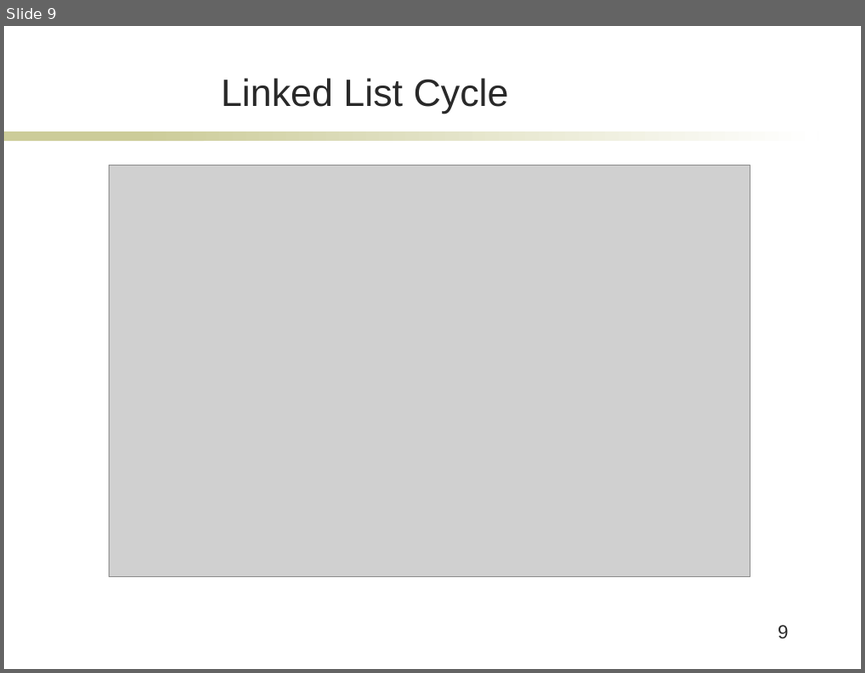
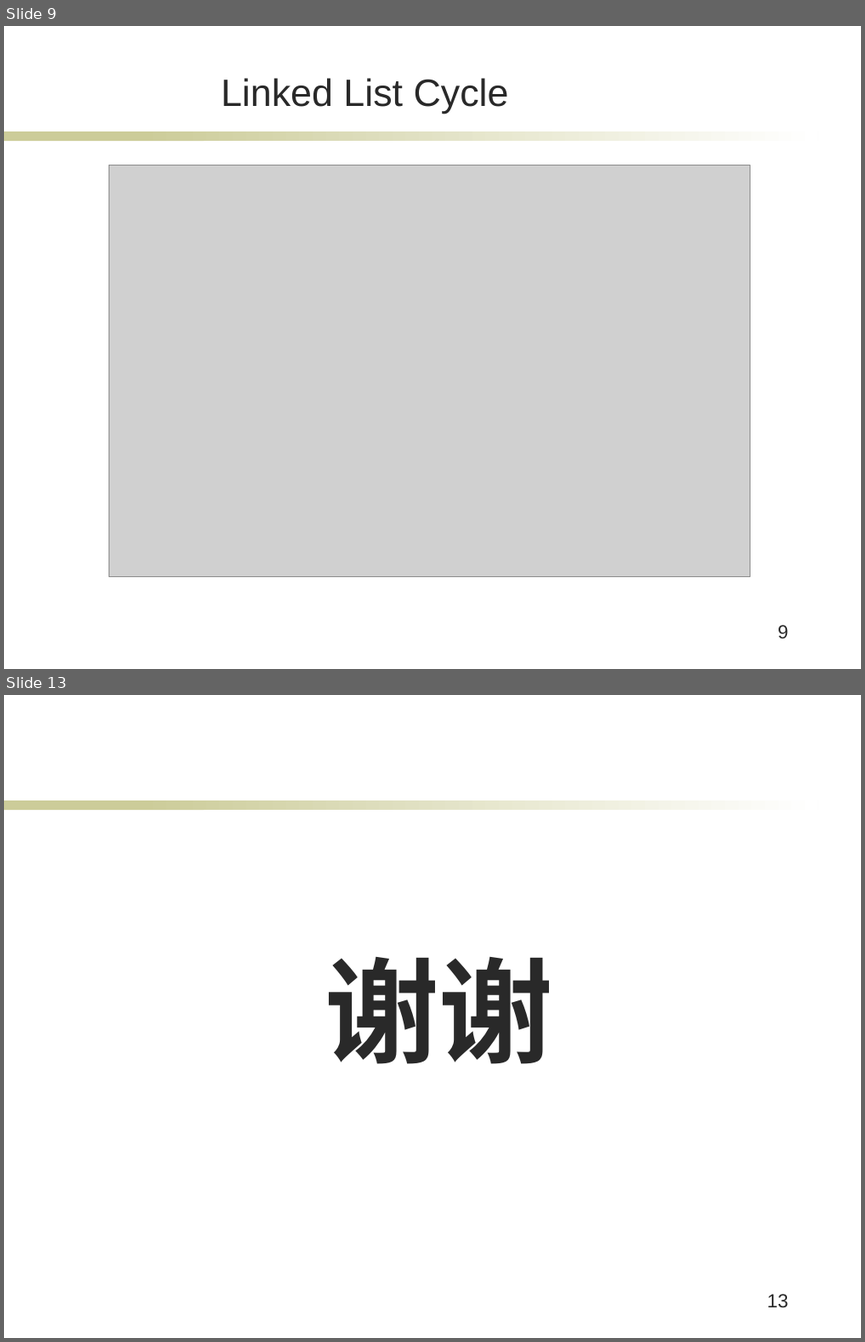
Before and after one commit to caicaicai/cpp, a slide deck: C++.ppt. Shown one above the other, each under a label of ours: slide 9 before the commit, slides 9 and 13 after it; the slides between them are not shown. The pictures are 865x673 and 865x1342 pixels, drawn with LibreOffice and Linux fonts; fonts in the diff are those of the drawing; grey boxes stand for pictures; background and template pictures are left out. Boxes give left, top, right and bottom in pixels: in the first picture for what was removed or moved away, otherwise in the second. Text is boxed around its words. In the diff, an @@ line names an element or a change of style, - is before the commit and + after.

```diff
--- a/C++.ppt
+++ b/C++.ppt
@@ slide 13 added at box(4, 695, 861, 1338), background #FFFFFF; not listed: 2 template elements that a slide beside it also shows @@
@@ title added at box(324, 957, 553, 1064), 96 pt, text #292929, bold @@
+谢谢
@@ page number added at box(767, 1293, 789, 1308), 16 pt, text #292929 @@
+13
```
Also in this commit, not shown: 3 other slides added.
